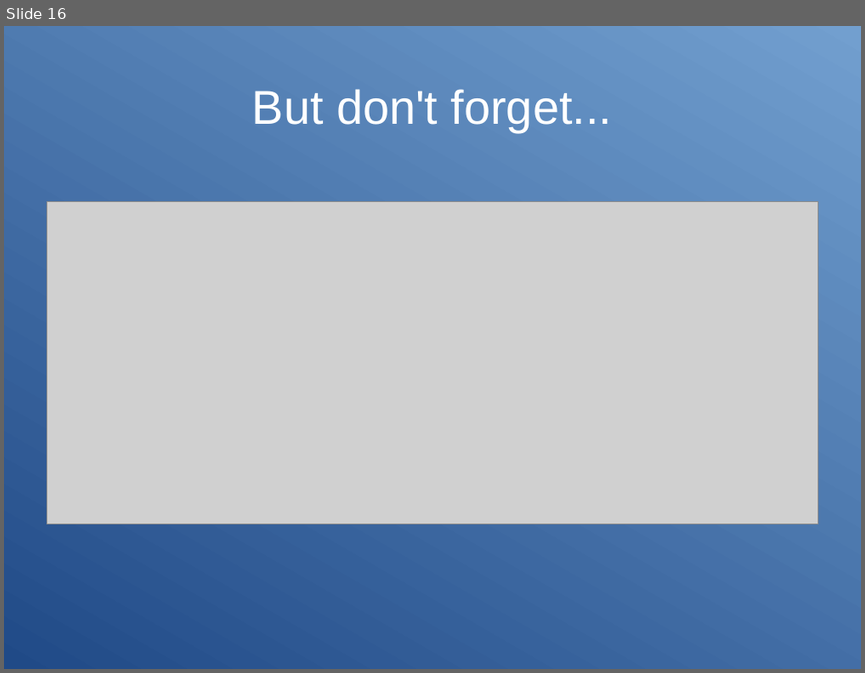
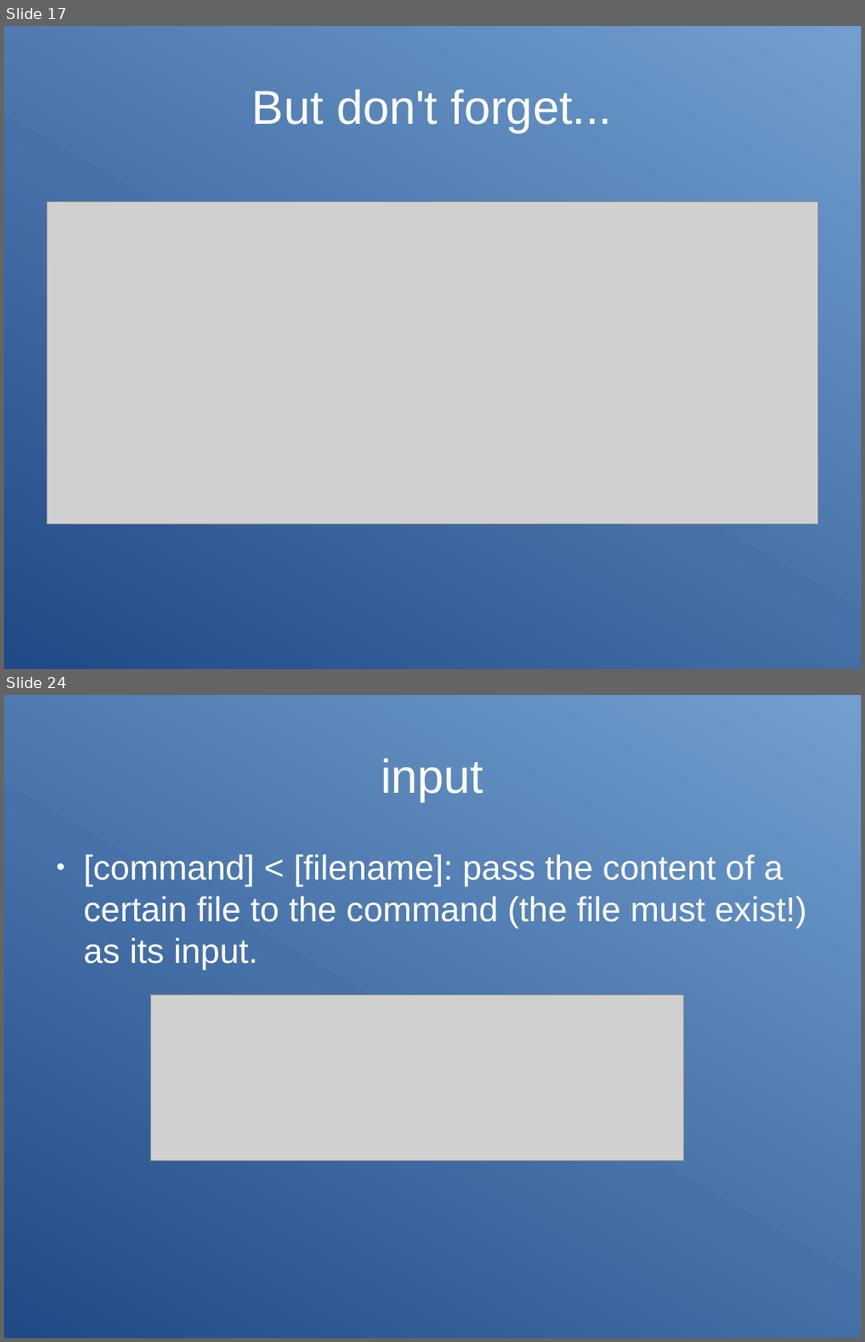
Before and after one commit to Clibre/An-introduction-to-bash, a slide deck: presentation.odp. Shown one above the other, each under a label of ours: slide 16 before the commit, slides 17 and 24 after it; the slides between them are not shown. The pictures are 865x673 and 865x1342 pixels, drawn with LibreOffice and Linux fonts; fonts in the diff are those of the drawing; grey boxes stand for pictures. Boxes give left, top, right and bottom in pixels: in the first picture for what was removed or moved away, otherwise in the second. Text is boxed around its words. In the diff, an @@ line names an element or a change of style, - is before the commit and + after.

```diff
--- a/presentation.odp
+++ b/presentation.odp
@@ slide 24 added at [4, 695, 861, 1338], background gradient #204A87 to #729FCF @@
@@ title added at [381, 758, 483, 801], 44 pt, text #FFFFFF @@
+input
@@ text added at [84, 854, 806, 969], 32 pt, text #FFFFFF @@
+● [command] < [filename]: pass the content of a certain file to the command (the file must exist!) as its input.
@@ picture added at [151, 995, 683, 1161] @@
@@ what was slide 16 is now slide 17 @@
```
Also in this commit, not shown: 2 slides changed, 8 other slides added, 8 other files.
